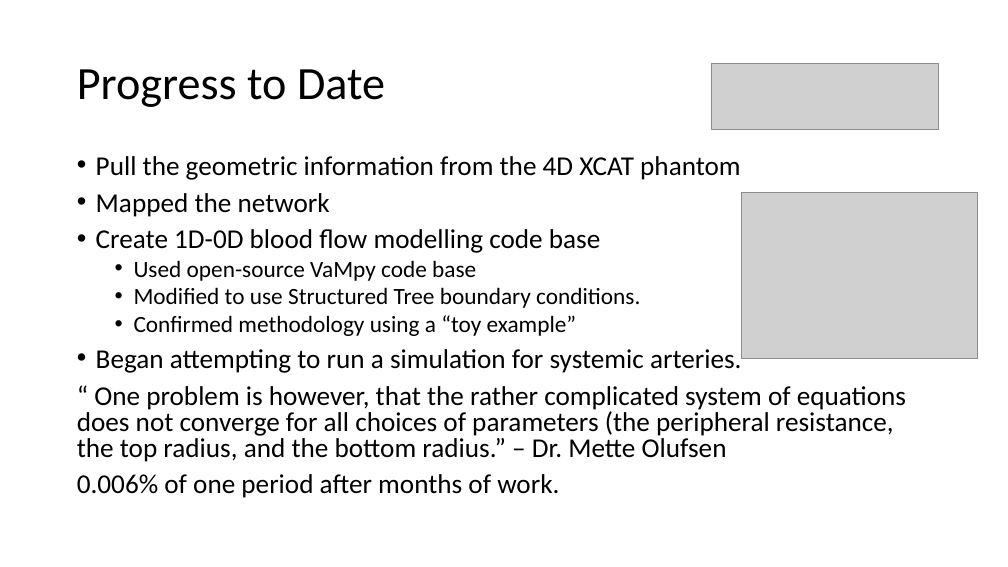
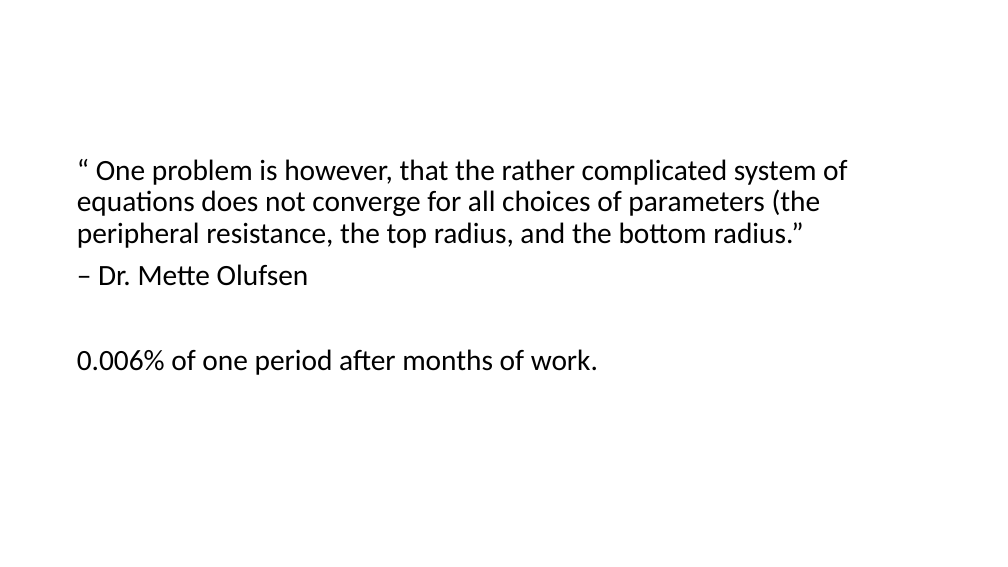
Before and after one commit to CNorthwayMedPhys/Full-Body-Flow-Model-Project, a slide deck: slide 8 of Working Documents/Committee Meeting.pptx. Drawn at 1008x567 pixels with LibreOffice and Linux fonts; fonts in the diff are those of the drawing; grey boxes stand for pictures. Boxes give left, top, right and bottom in pixels: in the first picture for what was removed or moved away, otherwise in the second. Text is boxed around its words. In the diff, an @@ line names an element or a change of style, - is before the commit and + after.

```diff
--- a/Working Documents/Committee Meeting.pptx
+++ b/Working Documents/Committee Meeting.pptx
@@ title removed at <box>77,69,385,107</box> @@
-Progress to Date
@@ picture removed at <box>711,64,938,129</box> @@
@@ text at <box>77,159,847,286</box>: text changed; size 25.9 to 28 pt @@
-• Pull the geometric information from the 4D XCAT phantom
-• Mapped the network
-• Create 1D-0D blood flow modelling code base
-  • Used open-source VaMpy code base
-  • Modified to use Structured Tree boundary conditions.
-  • Confirmed methodology using a “toy example”
-• Began attempting to run a simulation for systemic arteries.
-“ One problem is however, that the rather complicated system of equations does not converge for all choices of parameters (the peripheral resistance, the top radius, and the bottom radius.” – Dr. Mette Olufsen
+“ One problem is however, that the rather complicated system of equations does not converge for all choices of parameters (the peripheral resistance, the top radius, and the bottom radius.”
+– Dr. Mette Olufsen
@@ picture removed at <box>742,192,978,358</box> @@
@@ text at <box>77,349,598,375</box>: size 25.9 to 28 pt in "0.006% of one period after months of ..."; line spacing 0.8 to 0.9 @@
```
Also in this commit, not shown: 9 other slides changed, 7 slides added.
